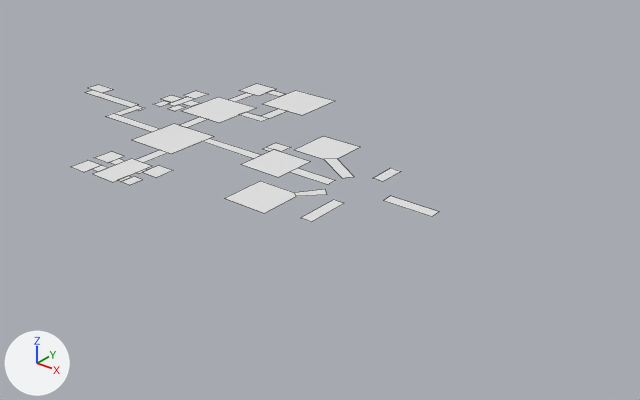
Renders of the FBX model Assets/Level_Design/Models/PrototypeLevels/Level2/Level2Roof.fbx from each side of a commit.
Camera for both pictures: a 50 mm camera at (-39.0, -169.8, 91.8) aimed at (-159.3, -19.6, -1.4). The axes (+X, +Y, +Z) are drawn at lower left. The lights are the same throughout. Mesh edges are drawn as thin lines. Materials are left out; every surface is plain grey. Where no turn or scale is listed for an object, it has been applied to the vertices. Vertices at the same position are counted once.

The scene before the commit, as lines of its bpy script (objects in view):
```python
me_plane_005 = bpy.data.meshes.new('Plane.005')
me_plane_005.from_pydata(...)  # 247 vertices, 42 faces; spans x -126.3..0.0, y -32.8..45.5, z 0.0
me_plane_005.materials.append(mat_level0roofmain)
ob_level2roof = bpy.data.objects.new('Level2Roof', me_plane_005)
ob_level2roof.location = (-126.0, -23.0, 6.0)
```
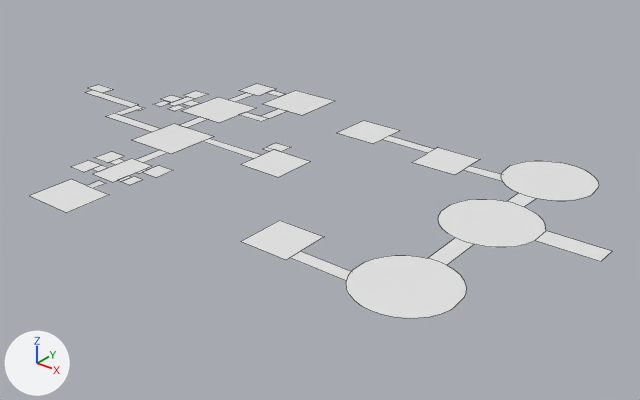
Boxes (x1, y1, x2, y2) around the edits, measured in the pictures (640 x 400 px):
'Level2Roof', reshaped: before (71, 84, 438, 222); after (30, 84, 612, 318)
part 1 of me_plane_005, added: after (346, 161, 612, 318)
part 2 of me_plane_005, added: after (337, 120, 503, 182)
part 3 of me_plane_005, deleted: before (225, 136, 438, 222)
part 4 of me_plane_005, built on: after (241, 220, 351, 281)
part 5 of me_plane_005, added: after (30, 179, 108, 213)

The change, as a diff of the scene's bpy script:
```diff
--- a/Assets/Level_Design/Models/PrototypeLevels/Level2/Level2Roof.fbx.py
+++ b/Assets/Level_Design/Models/PrototypeLevels/Level2/Level2Roof.fbx.py
@@ me_plane_005 @@
 # used by ob_level2roof; location = (-126.0, -23.0, 6.0)
 # verts and faces of me_plane_005; kept vertices keep their numbers, new ones are numbered from 247
-me_plane_005.from_pydata(...)  # 247 vertices, 42 faces; spans x -126.3..0.0, y -32.8..45.5, z 0.0
+me_plane_005.from_pydata(...)  # 266 vertices, 49 faces; spans x -126.3..37.5, y -46.3..45.5, z -0.9..2.6
+# me_plane_005 part 1: a new loose piece of 101 vertices spanning x 2.6..37.5, y -41.0..38.8, z 2.5..2.6
+# me_plane_005 part 2: a new loose piece of 16 vertices spanning x -45.4..3.2, y 21.9..37.5, z -0.1..0.1
+# me_plane_005 part 3: 6 loose pieces with 37 vertices, spanning x -47.0..0.0, y -21.0..22.0, z 0.0, are deleted
+# me_plane_005 part 4
+# 77 vertices are removed from x -27.4..-12.6, y -32.8..30.8, z 0.0
+# 8 vertices are added at x -24.0..3.2, y -33.7..-21.7, z 0.2
+# 2 new faces join them
+# me_plane_005 part 5
+verts[251] = (-72.0, -31.0, -0.9)  # pixel (99, 180)
+verts[252] = (-69.5, -31.0, -0.9)  # pixel (106, 183)
+verts[253] = (-72.0, -34.7, -0.9)  # pixel (86, 185)
+verts[254] = (-69.5, -34.7, -0.9)  # pixel (93, 188)
+verts[255] = (-77.8, -34.7, -0.9)  # pixel (71, 179)
+verts[256] = (-64.0, -34.7, -0.9)  # pixel (109, 194)
+verts[257] = (-77.8, -46.3, -0.9)  # pixel (29, 195)
+verts[258] = (-64.0, -46.3, -0.9)  # pixel (66, 212)
+faces += [(251, 252, 254, 253), (253, 254, 256, 258, 257, 255)]
```
